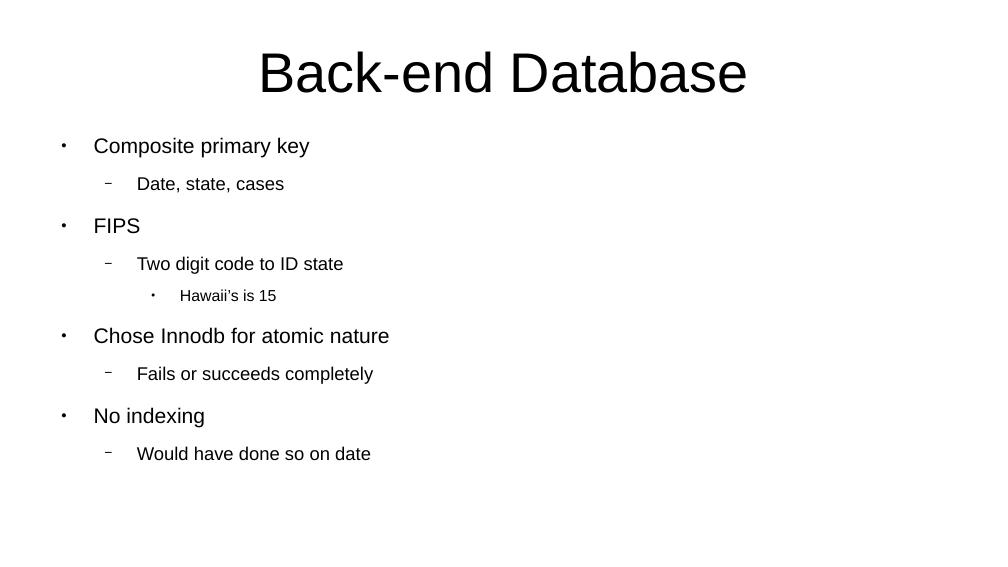
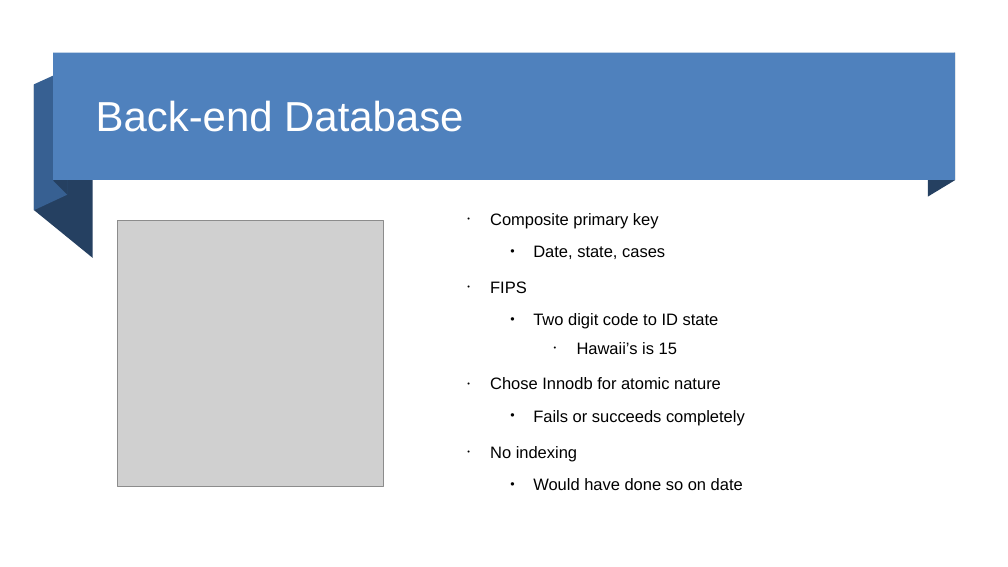
Before and after one commit to tkudryn/cs450-final, a slide deck: slide 18 of final/presentation.pptx (slide 13 before the commit). Drawn at 1008x567 pixels with LibreOffice and Linux fonts; fonts in the diff are those of the drawing; grey boxes stand for pictures. Boxes give left, top, right and bottom in pixels: in the first picture for what was removed or moved away, otherwise in the second. Text is boxed around its words. In the diff, an @@ line names an element or a change of style, - is before the commit and + after.

```diff
--- a/final/presentation.pptx
+++ b/final/presentation.pptx
@@ group added at [34,52,956,257]: 4 freeform shapes, 1 rectangle @@
@@ text "Back-end Database": place and size @@
-text "Back-end Database" at [258,51,749,93]
+text "Back-end Database" at [96,100,463,132]
@@ text "Back-end Database" at [96,100,463,132]: size 44 to 33 pt, text colour #000000 to #FFFFFF; alignment centre to left; line spacing 1 to 0.9; more space between paragraphs @@
@@ text "Composite primary key": place and size @@
-text "Composite primary key" at [94,137,390,460]
+text "Composite primary key" at [490,213,745,490]
@@ text "Composite primary key" at [490,213,745,490]: size 16.6 to 13 pt in "Composite primary key", "FIPS", "Chose Innodb for atomic nature", "No indexing"; size 14.6 to 13 pt in "Date, state, cases", "Two digit code to ID state", "Fails or succeeds completely", "Would have done so on date"; size 12.5 to 13 pt in "Hawaii’s is 15"; bullet ● to •; line spacing 1 to 0.9; bullet − to • @@
@@ picture added at [118,220,383,486] @@
```
Also in this commit, not shown: 7 other slides changed, 7 slides added, 2 slides removed, 3 other files.
